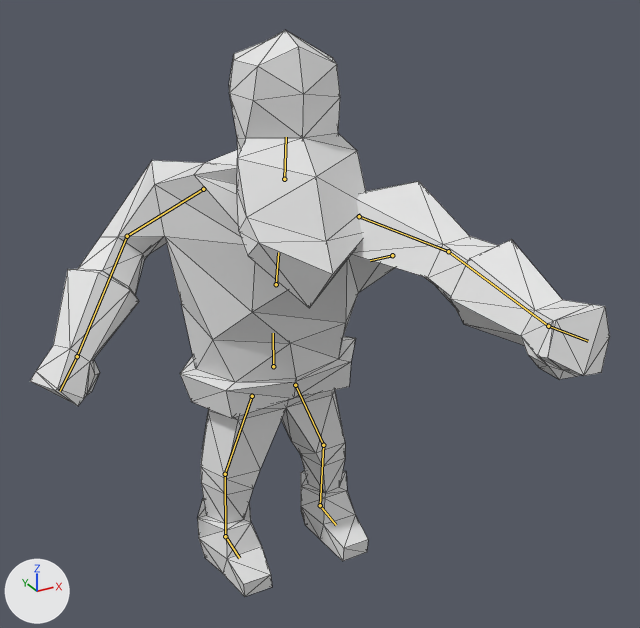
An edit to the Blender file Animations/WarriorRightPunch.blend, drawn before and after from the same camera.
Both versions are drawn from a camera (50 mm lens) standing at (-5.58, -11.67, 9.96) and looking at (0.03, -1.48, 4.87). The axes (+X, +Y, +Z) are drawn at lower left. The lights are the same throughout. Both versions are drawn at frame 9 of the action 'ArmatureAction.001'; the numbers are the values there. The bones that bend it are drawn over the model as lines. Mesh edges are drawn as thin lines.
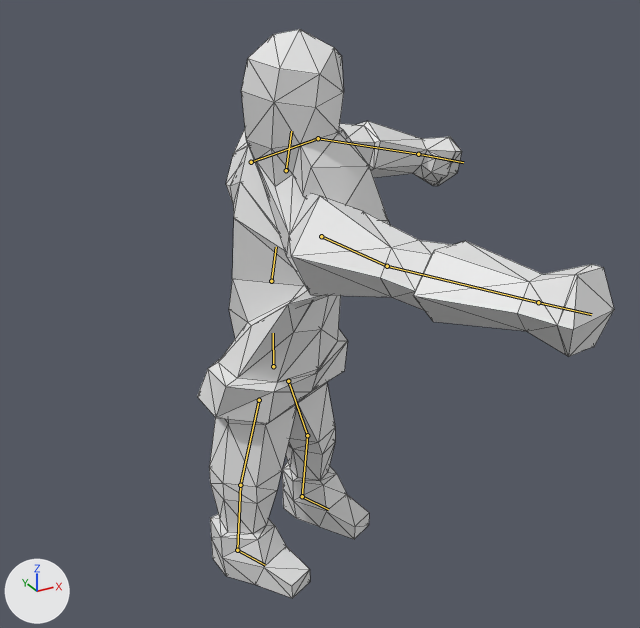
Boxes [x1, y1, x2, y2] around the edits, measured in the pictures (640 x 628 px):
'Cube', posed (28% narrower): before [30, 30, 610, 597]; after [197, 29, 614, 598]
bone 'Chest', root to tip: before (276, 284) to (278, 252); after (271, 281) to (276, 247)
bone 'Shoulder.R', root to tip: before (203, 189) to (127, 236); after (321, 236) to (387, 266)
bone 'Arm.R', root to tip: before (127, 236) to (77, 356); after (387, 266) to (538, 302)
bone 'Hand.R', root to tip: before (77, 356) to (60, 391); after (538, 302) to (591, 314)
bone 'Shoulder.L', root to tip: before (359, 216) to (448, 251); after (251, 162) to (318, 138)
bone 'Arm.L', root to tip: before (448, 251) to (548, 326); after (318, 138) to (418, 154)
bone 'Hand.L', root to tip: before (548, 326) to (588, 341); after (418, 154) to (445, 159)
bone 'Head', root to tip: before (284, 179) to (286, 137); after (286, 170) to (291, 131)

Edits to the bpy script that builds the scene:
```text
Change bone_root:
    where bone_root = bpy.data.objects['Armature'].pose.bones['Root']
    bone_root.rotation_euler: (0.0, 0.0, 0.0) -> (0.0, 0.454, 0.0)  # degrees (0, 0, 0) -> degrees (0, 26, 0)
Change bone_chest:
    where bone_chest = bpy.data.objects['Armature'].pose.bones['Chest']  # child of 'Root'
    bone_chest.location: (0.0, 0.0, 0.17) -> (0.0, 0.0, 0.0)
    bone_chest.rotation_euler: (0.401, -0.82, -0.262) -> (0.401, 1.065, 0.384)  # degrees (23, -47, -15) -> degrees (23, 61, 22)
Change bone_shoulder_r:
    where bone_shoulder_r = bpy.data.objects['Armature'].pose.bones['Shoulder.R']  # child of 'Chest'
    bone_shoulder_r.location: (0.1, -0.03, 0.12) -> (0.0, 0.0, 0.0)
    bone_shoulder_r.rotation_quaternion: (0.951, -0.041, 0.25, -0.109) -> (0.564, -0.054, 0.586, -0.579)  # degrees (-9, 28, -15) -> degrees (-68, 37, -117)
Change bone_arm_r:
    where bone_arm_r = bpy.data.objects['Armature'].pose.bones['Arm.R']  # child of 'Shoulder.R'
    bone_arm_r.rotation_quaternion: (0.842, -0.34, -0.352, -0.136) -> (0.994, 0.002, 0.025, 0.105)  # degrees (-44, -45, 1) -> degrees (1, 3, 12)
Change bone_hand_r:
    where bone_hand_r = bpy.data.objects['Armature'].pose.bones['Hand.R']  # child of 'Arm.R'
    bone_hand_r.rotation_quaternion: (0.968, 0.24, -0.036, 0.024) -> (1.0, -0.001, -0.001, 0.0)  # degrees (28, -5, 2) -> degrees (0, 0, 0)
Change bone_shoulder_l:
    where bone_shoulder_l = bpy.data.objects['Armature'].pose.bones['Shoulder.L']  # child of 'Chest'
    bone_shoulder_l.location: (0.13, -0.14, 0.11) -> (-0.01, -0.12, 0.02)
    bone_shoulder_l.rotation_quaternion: (0.784, -0.552, -0.179, 0.218) -> (0.747, -0.268, -0.228, 0.565)  # degrees (-71, -2, 33) -> degrees (-41, -2, 75)
Change bone_arm_l:
    where bone_arm_l = bpy.data.objects['Armature'].pose.bones['Arm.L']  # child of 'Shoulder.L'
    bone_arm_l.rotation_quaternion: (0.978, -0.038, 0.087, -0.185) -> (1.0, 0.0, 0.0, 0.0)  # degrees (-6, 9, -22) -> degrees (0, 0, 0)
Change bone_hand_l:
    where bone_hand_l = bpy.data.objects['Armature'].pose.bones['Hand.L']  # child of 'Arm.L'
    bone_hand_l.rotation_quaternion: (0.991, -0.017, -0.005, -0.131) -> (1.0, 0.0, 0.0, 0.0)  # degrees (-2, -1, -15) -> degrees (0, 0, 0)
Change bone_head:
    where bone_head = bpy.data.objects['Armature'].pose.bones['Head']  # child of 'Chest'
    bone_head.rotation_quaternion: (0.909, -0.11, 0.361, 0.023) -> (0.935, 0.001, -0.381, -0.002)  # degrees (-15, 43, -3) -> degrees (0, -44, 0)
```
